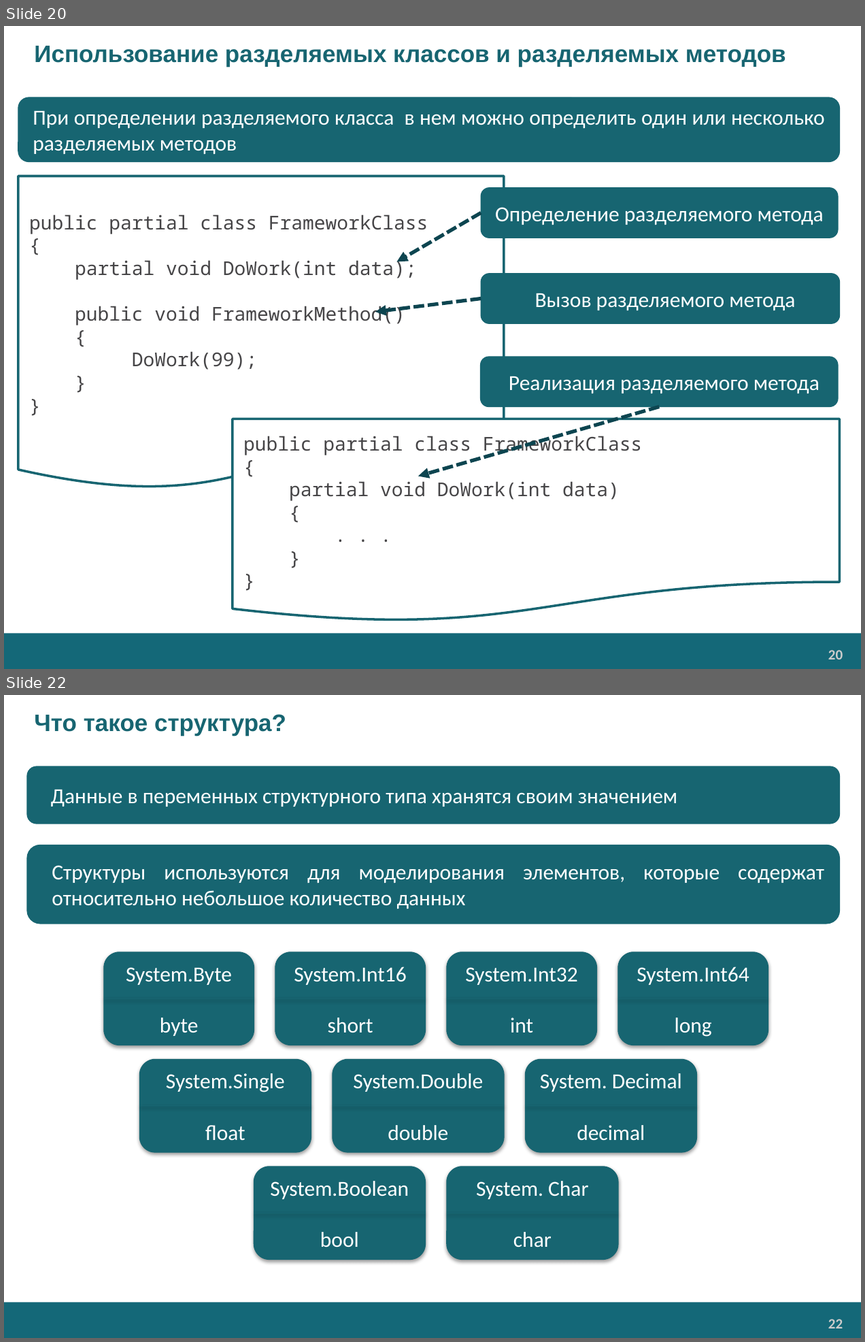
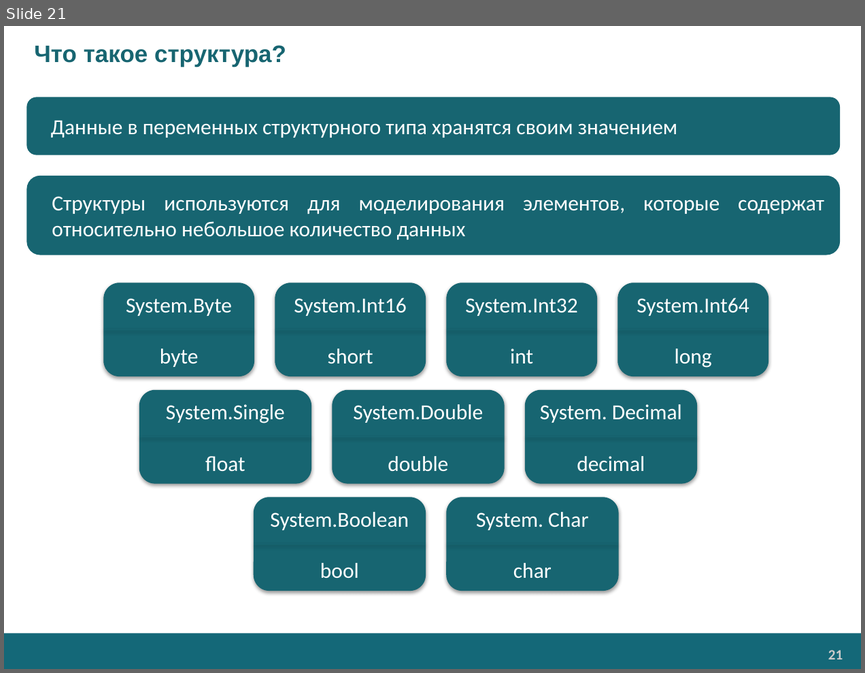
Before and after one commit to EPM-RD-NETLAB/.NET-Framework-modules, a slide deck: M3. Types/Types (RU).pptx. Shown one above the other, each under a label of ours: slides 20 and 22 before the commit, slide 21 after it; the slides between them are not shown. The pictures are 865x1342 and 865x673 pixels, drawn with LibreOffice and Linux fonts; fonts in the diff are those of the drawing; background and template pictures are left out. Boxes give left, top, right and bottom in pixels: in the first picture for what was removed or moved away, otherwise in the second. Text is boxed around its words. In the diff, an @@ line names an element or a change of style, - is before the commit and + after.

```diff
--- a/M3. Types/Types (RU).pptx
+++ b/M3. Types/Types (RU).pptx
@@ slide 20 removed at (4, 26, 861, 669), background #FFFFFF; not listed: 2 template elements that a slide beside it also shows @@
@@ title removed at (34, 46, 786, 67) @@
-Использование разделяемых классов и разделяемых методов
@@ rounded rectangle removed at (18, 97, 839, 161) @@
-При определении разделяемого класса в нем можно определить один или несколько разделяемых методов
@@ flow chart document removed at (18, 176, 504, 490) @@
-public partial class FrameworkClass
-{
-partial void DoWork(int data);
-public void FrameworkMethod()
-{
-DoWork(99);
-}
-}
@@ rounded rectangle removed at (481, 188, 838, 237) @@
-Определение разделяемого метода
@@ arrow removed from (481, 213) to (396, 261) @@
@@ rounded rectangle removed at (481, 274, 839, 323) @@
-Вызов разделяемого метода
@@ arrow removed from (481, 299) to (375, 312) @@
@@ rounded rectangle removed at (481, 356, 838, 406) @@
-Реализация разделяемого метода
@@ arrow removed from (659, 406) to (418, 476) @@
@@ flow chart document removed at (232, 418, 839, 622) @@
-public partial class FrameworkClass
-{
-partial void DoWork(int data)
-{
-. . .
-}
-}
@@ what was slide 22 is now slide 21 @@
@@ page number at (828, 650, 842, 659): text changed @@
-22
+21
```
Also in this commit, not shown: 12 slides changed, 8 slides added, 8 other slides removed, 5 other files.
